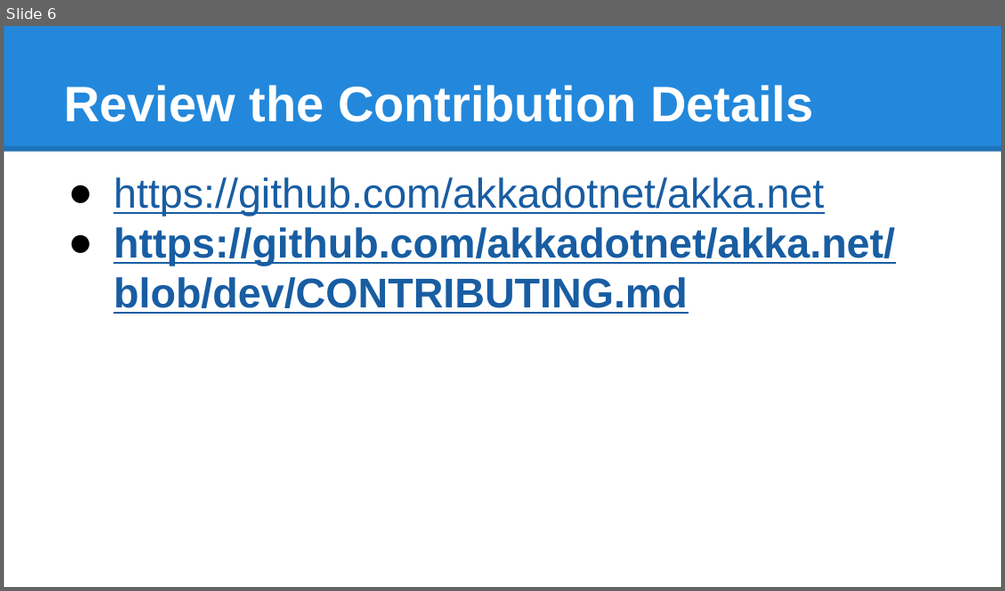
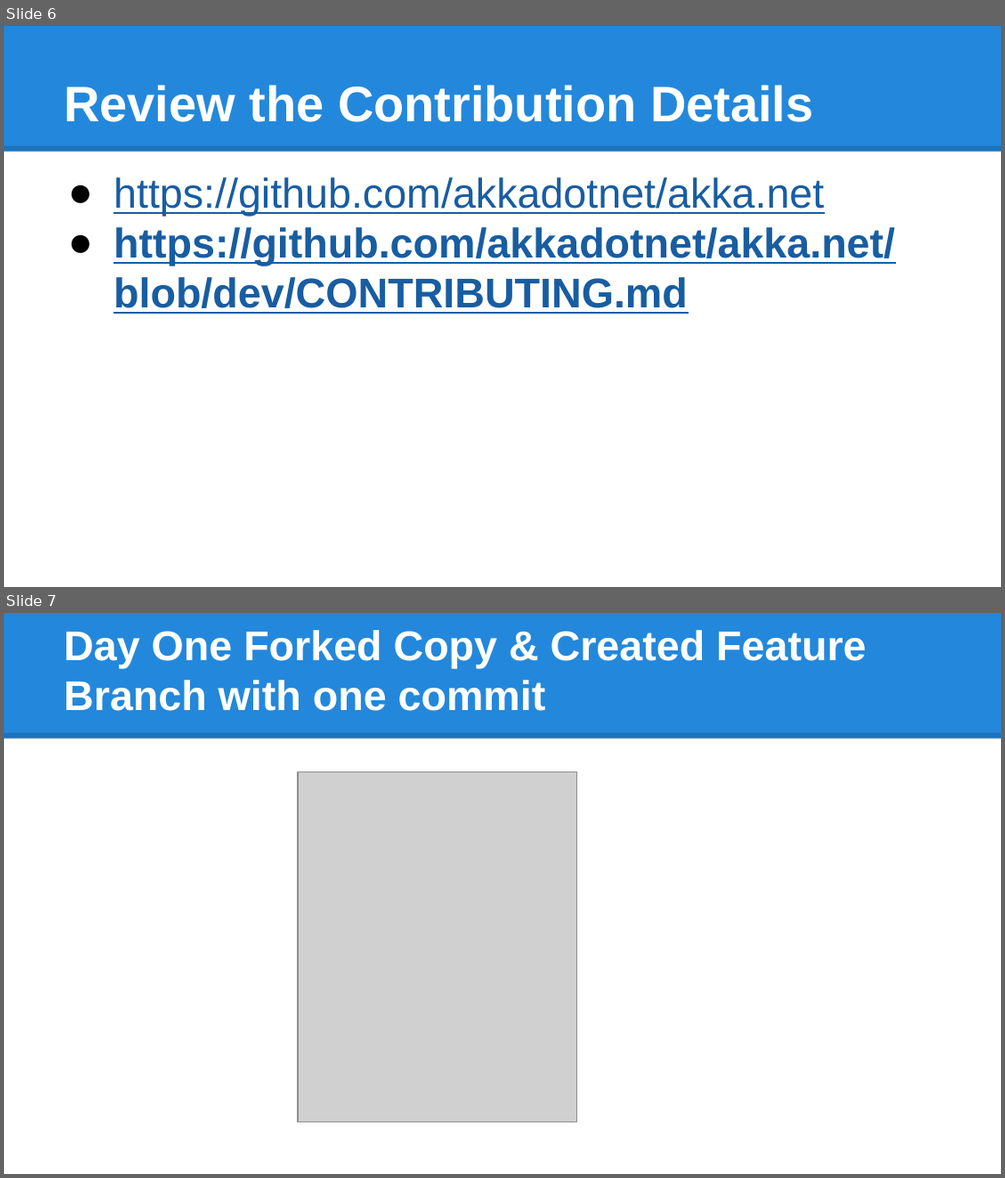
Before and after one commit to jcwrequests/akka-screencasts, a slide deck: Pull Request 101/Pull Request 101.pptx. Shown one above the other, each under a label of ours: slide 6 before the commit, slides 6 and 7 after it. The pictures are 1005x591 and 1005x1178 pixels, drawn with LibreOffice and Linux fonts; fonts in the diff are those of the drawing; grey boxes stand for pictures. Boxes give left, top, right and bottom in pixels: in the first picture for what was removed or moved away, otherwise in the second. Text is boxed around its words. In the diff, an @@ line names an element or a change of style, - is before the commit and + after.

Commit message:
Updates Presentation

```diff
--- a/Pull Request 101/Pull Request 101.pptx
+++ b/Pull Request 101/Pull Request 101.pptx
@@ slide 7 added at [4, 613, 1001, 1174], background #FFFFFF; not listed: 2 template elements that a slide beside it also shows @@
@@ title added at [64, 630, 866, 711], 30 pt, text #FFFFFF, bold @@
+Day One Forked Copy & Created Feature Branch with one commit
@@ picture added at [298, 771, 577, 1121] @@
```
Also in this commit, not shown: 7 other slides added, 1 slide removed.
